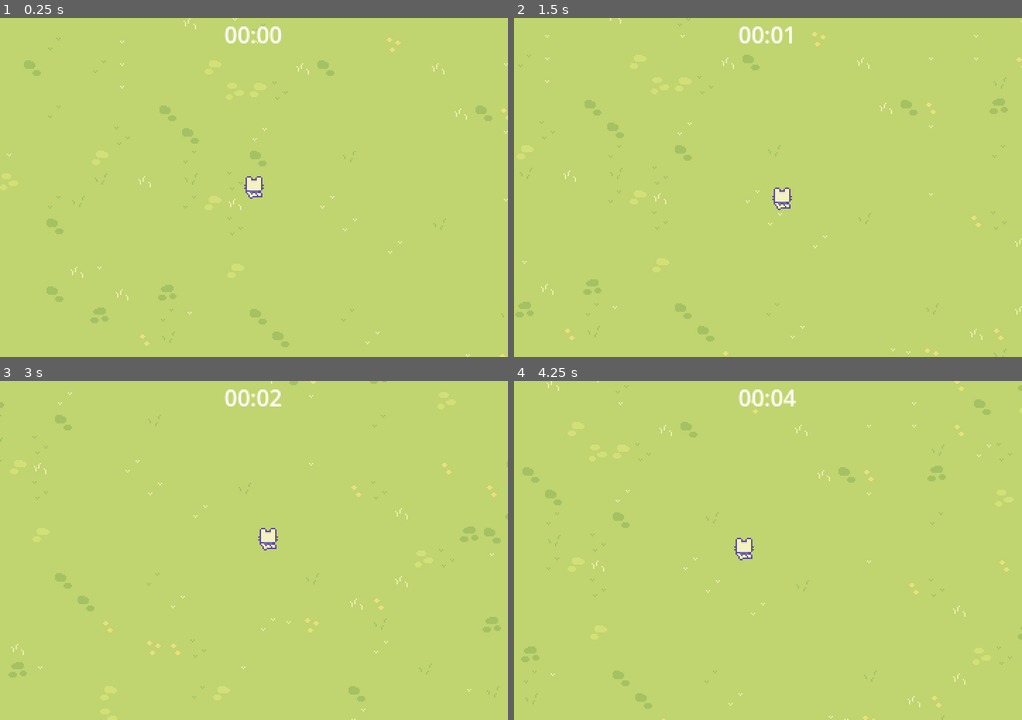
Above: before the commit, frames 1-4 (two rows, left to right).
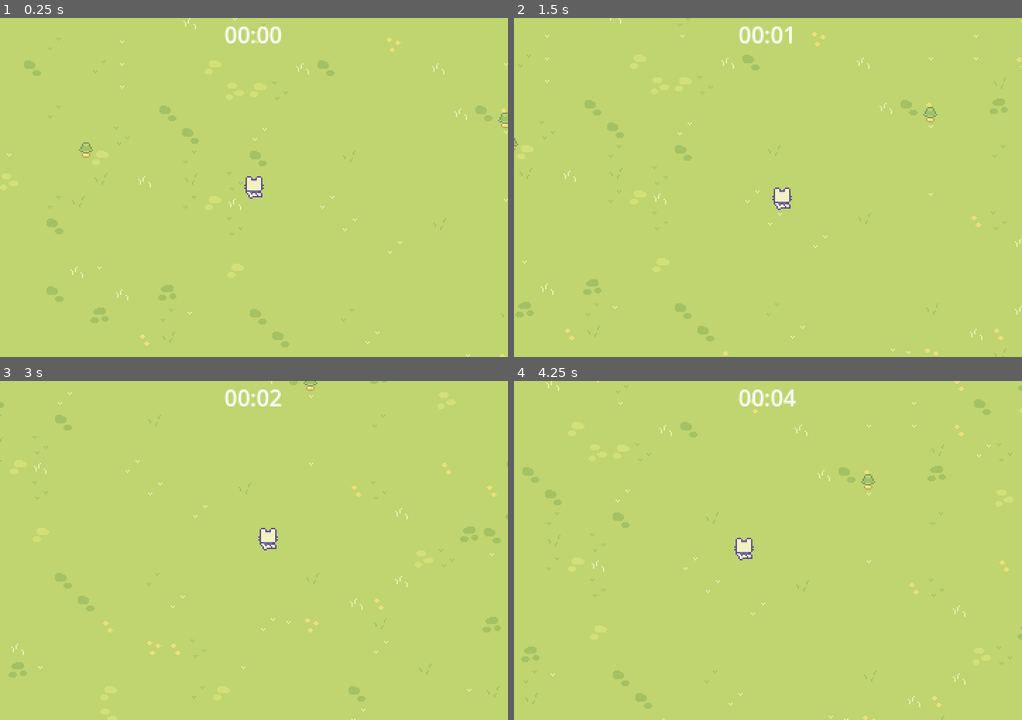
Above: after the commit, the same moments.

Repository: Utygett/2DMathGame
Game: Godot game, scene res://scene/levels/level.tscn
The game is run twice, just before and just after one commit, with the same random seed, the same clock (stepped at 60 frames per second) and the same inputs.
Inputs:
- Up to frame 1 (0.25 s): no input
- Up to frame 2 (1.5 s): tap Enter at 0.5 s; hold D (move_right) 0.53-1.28 s; hold S (move_down) from 1.28 s (still down)
- Up to frame 3 (3 s): release S (move_down) at 2.03 s; hold D (move_right) 2.03-2.78 s; hold W (move_up) from 2.78 s (still down)
- Up to frame 4 (4.25 s): release W (move_up) at 3.53 s; hold A (move_left) from 3.53 s (still down)

The runs differ from the first frame. In frame 1, 0.1% of the frame differs, in the area x 15-100%, y 27-42%; in frame 2, less than 0.1%; in frame 3, less than 0.1%; in frame 4, less than 0.1%.

Commit message:
Видео 11 Поднятие предметов (Коллизия и уничтожение)

Diff:
--- a/project.godot
+++ b/project.godot
@@ -51,6 +51,7 @@
 2d_physics/layer_1="world"
 2d_physics/layer_2="player"
 2d_physics/layer_3="enemy"
+2d_physics/layer_4="pickup"
 
 [rendering]
 
--- a/scene/enemy/plus_monster.tscn
+++ b/scene/game_objects/enemy/plus_monster.tscn
@@ -1,10 +1,10 @@
 [gd_scene load_steps=9 format=3 uid="uid://tt7okqdoytfq"]
 
-[ext_resource type="Texture2D" uid="uid://b7ebuh1lhqk7y" path="res://scene/enemy/plus.png" id="1_cq7eo"]
-[ext_resource type="Script" uid="uid://xedvbfwdbycj" path="res://scene/enemy/plus_monster.gd" id="1_tpq12"]
-[ext_resource type="Texture2D" uid="uid://217hux3vas2c" path="res://scene/enemy/plus_1.png" id="2_tpq12"]
-[ext_resource type="Texture2D" uid="uid://davroneehb0pl" path="res://scene/enemy/plus_step_left.png" id="3_ohx3b"]
-[ext_resource type="Texture2D" uid="uid://l1nh11mhvjv0" path="res://scene/enemy/plus_step_right.png" id="4_21ypb"]
+[ext_resource type="Texture2D" uid="uid://b7ebuh1lhqk7y" path="res://scene/game_objects/enemy/plus.png" id="1_cq7eo"]
+[ext_resource type="Script" uid="uid://xedvbfwdbycj" path="res://scene/game_objects/enemy/plus_monster.gd" id="1_tpq12"]
+[ext_resource type="Texture2D" uid="uid://217hux3vas2c" path="res://scene/game_objects/enemy/plus_1.png" id="2_tpq12"]
+[ext_resource type="Texture2D" uid="uid://davroneehb0pl" path="res://scene/game_objects/enemy/plus_step_left.png" id="3_ohx3b"]
+[ext_resource type="Texture2D" uid="uid://l1nh11mhvjv0" path="res://scene/game_objects/enemy/plus_step_right.png" id="4_21ypb"]
 
 [sub_resource type="CircleShape2D" id="CircleShape2D_tpq12"]
 
--- /dev/null
+++ b/scene/game_objects/exp_bottle/exp_bottle.gd
@@ -0,0 +1,6 @@
+extends Node2D
+
+
+
+func _on_area_2d_area_entered(area: Area2D) -> void:
+	queue_free()
--- /dev/null
+++ b/scene/game_objects/exp_bottle/exp_bottle.tscn
@@ -0,0 +1,21 @@
+[gd_scene load_steps=4 format=3 uid="uid://dq6ny36gu1p64"]
+
+[ext_resource type="Texture2D" uid="uid://cxlx60utnd881" path="res://Assets/repka.png" id="1_6jx0p"]
+[ext_resource type="Script" uid="uid://l7lnvvl4r28l" path="res://scene/game_objects/exp_bottle/exp_bottle.gd" id="1_y6dlc"]
+
+[sub_resource type="CircleShape2D" id="CircleShape2D_y6dlc"]
+
+[node name="ExpBottle" type="Node2D"]
+script = ExtResource("1_y6dlc")
+
+[node name="Area2D" type="Area2D" parent="."]
+collision_layer = 0
+collision_mask = 8
+
+[node name="CollisionShape2D" type="CollisionShape2D" parent="Area2D"]
+shape = SubResource("CircleShape2D_y6dlc")
+
+[node name="Sprite2D" type="Sprite2D" parent="."]
+texture = ExtResource("1_6jx0p")
+
+[connection signal="area_entered" from="Area2D" to="." method="_on_area_2d_area_entered"]
--- a/scene/player/player.tscn
+++ b/scene/game_objects/player/player.tscn
@@ -1,8 +1,11 @@
-[gd_scene load_steps=22 format=3 uid="uid://88tsre480nut"]
+[gd_scene load_steps=23 format=3 uid="uid://88tsre480nut"]
 
-[ext_resource type="Script" uid="uid://bmbk6n3mbp5a0" path="res://scene/player/player.gd" id="1_cm2cf"]
-[ext_resource type="Texture2D" uid="uid://bqlq3w1am4qv" path="res://scene/player/Basic Charakter Spritesheet.png" id="1_v7pse"]
+[ext_resource type="Script" uid="uid://bmbk6n3mbp5a0" path="res://scene/game_objects/player/player.gd" id="1_cm2cf"]
+[ext_resource type="Texture2D" uid="uid://bqlq3w1am4qv" path="res://scene/game_objects/player/Basic Charakter Spritesheet.png" id="1_v7pse"]
 [ext_resource type="PackedScene" uid="uid://n82yrefnff2a" path="res://scene/abilities/attack_abilities/attack_controller.tscn" id="2_6smn3"]
+
+[sub_resource type="CircleShape2D" id="CircleShape2D_sg6kp"]
+radius = 24.32
 
 [sub_resource type="CircleShape2D" id="CircleShape2D_cm2cf"]
 
@@ -169,6 +172,15 @@
 
 [node name="AttackController" parent="AbilityManager" instance=ExtResource("2_6smn3")]
 
+[node name="Area2D" type="Area2D" parent="."]
+light_mask = 0
+collision_layer = 8
+collision_mask = 0
+
+[node name="CollisionShape2D" type="CollisionShape2D" parent="Area2D"]
+position = Vector2(0, -9)
+shape = SubResource("CircleShape2D_sg6kp")
+
 [node name="CollisionShape2D" type="CollisionShape2D" parent="."]
 position = Vector2(0, -8.94)
 rotation = 1.5708
--- a/scene/levels/level.tscn
+++ b/scene/levels/level.tscn
@@ -1,10 +1,11 @@
-[gd_scene load_steps=6 format=4 uid="uid://bmu76r8k1gj0q"]
+[gd_scene load_steps=7 format=4 uid="uid://bmu76r8k1gj0q"]
 
 [ext_resource type="TileSet" uid="uid://duusb0104ywfi" path="res://resources/green_tile_set.tres" id="1_rjcmn"]
 [ext_resource type="PackedScene" uid="uid://blj2m36s57dn2" path="res://scene/manager/arena_time_manager.tscn" id="1_wqpoj"]
-[ext_resource type="PackedScene" uid="uid://88tsre480nut" path="res://scene/player/player.tscn" id="2_uq4q8"]
-[ext_resource type="PackedScene" uid="uid://vkbtiablo3tt" path="res://scene/spawner/enemy_spawner.tscn" id="3_uq4q8"]
+[ext_resource type="PackedScene" uid="uid://88tsre480nut" path="res://scene/game_objects/player/player.tscn" id="2_uq4q8"]
+[ext_resource type="PackedScene" uid="uid://vkbtiablo3tt" path="res://scene/manager/spawner/enemy_spawner.tscn" id="3_uq4q8"]
 [ext_resource type="PackedScene" uid="uid://baakhegcog8ga" path="res://scene/ui/arena_tine_ui.tscn" id="4_p3y32"]
+[ext_resource type="PackedScene" uid="uid://dq6ny36gu1p64" path="res://scene/game_objects/exp_bottle/exp_bottle.tscn" id="6_ou72m"]
 
 [node name="Level" type="Node"]
 
@@ -23,3 +24,9 @@
 
 [node name="Player" parent="." instance=ExtResource("2_uq4q8")]
 position = Vector2(180, 130)
+
+[node name="ExpBottle" parent="." instance=ExtResource("6_ou72m")]
+position = Vector2(61, 95)
+
+[node name="ExpBottle2" parent="." instance=ExtResource("6_ou72m")]
+position = Vector2(358, 74)
--- a/scene/spawner/enemy_spawner.tscn
+++ b/scene/manager/spawner/enemy_spawner.tscn
@@ -1,7 +1,7 @@
 [gd_scene load_steps=3 format=3 uid="uid://vkbtiablo3tt"]
 
-[ext_resource type="Script" uid="uid://cmkku6gcpbrv7" path="res://scene/spawner/enemy_spawner.gd" id="1_hp8sc"]
-[ext_resource type="PackedScene" uid="uid://tt7okqdoytfq" path="res://scene/enemy/plus_monster.tscn" id="2_0jpma"]
+[ext_resource type="Script" uid="uid://cmkku6gcpbrv7" path="res://scene/manager/spawner/enemy_spawner.gd" id="1_hp8sc"]
+[ext_resource type="PackedScene" uid="uid://tt7okqdoytfq" path="res://scene/game_objects/enemy/plus_monster.tscn" id="2_0jpma"]
 
 [node name="EnemySpawner" type="Node"]
 script = ExtResource("1_hp8sc")
--- a/scene/ui/arena_tine_ui.tscn
+++ b/scene/ui/arena_tine_ui.tscn
@@ -11,6 +11,7 @@
 anchor_bottom = 1.0
 grow_horizontal = 2
 grow_vertical = 2
+mouse_filter = 2
 
 [node name="Label" type="Label" parent="MarginContainer"]
 unique_name_in_owner = true
Binary file added: Assets/repka.png
Not shown, changed: Assets/repka.png.import
Renamed: scene/enemy/plus.png -> scene/game_objects/enemy/plus.png
Not shown, added: scene/game_objects/enemy/plus.png.import
Renamed: scene/enemy/plus_1.png -> scene/game_objects/enemy/plus_1.png
Not shown, changed: scene/game_objects/enemy/plus_1.png.import
Renamed: scene/enemy/plus_monster.gd -> scene/game_objects/enemy/plus_monster.gd
Renamed: scene/enemy/plus_monster.gd.uid -> scene/game_objects/enemy/plus_monster.gd.uid
Renamed: scene/enemy/plus_step_left.png -> scene/game_objects/enemy/plus_step_left.png
Not shown, changed: scene/game_objects/enemy/plus_step_left.png.import
Renamed: scene/enemy/plus_step_right.png -> scene/game_objects/enemy/plus_step_right.png
Not shown, changed: scene/game_objects/enemy/plus_step_right.png.import
(and 7 more such lines)
